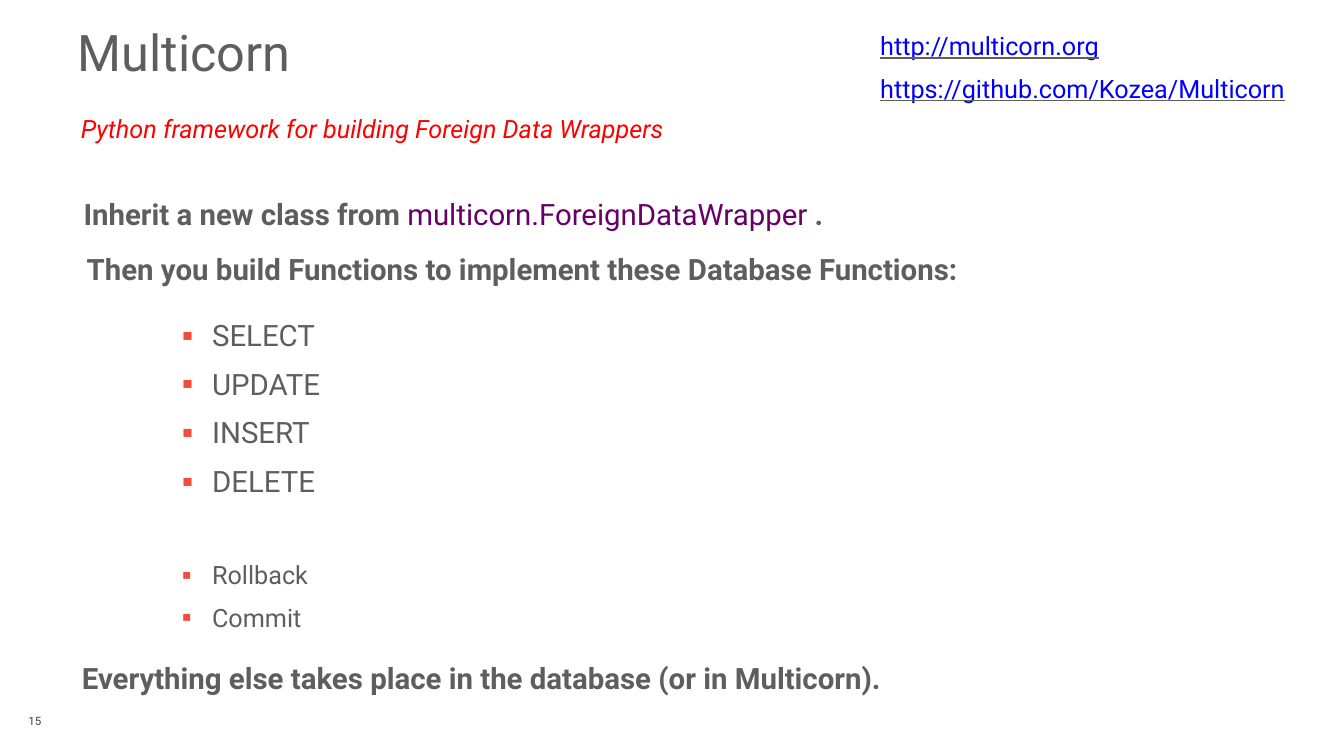
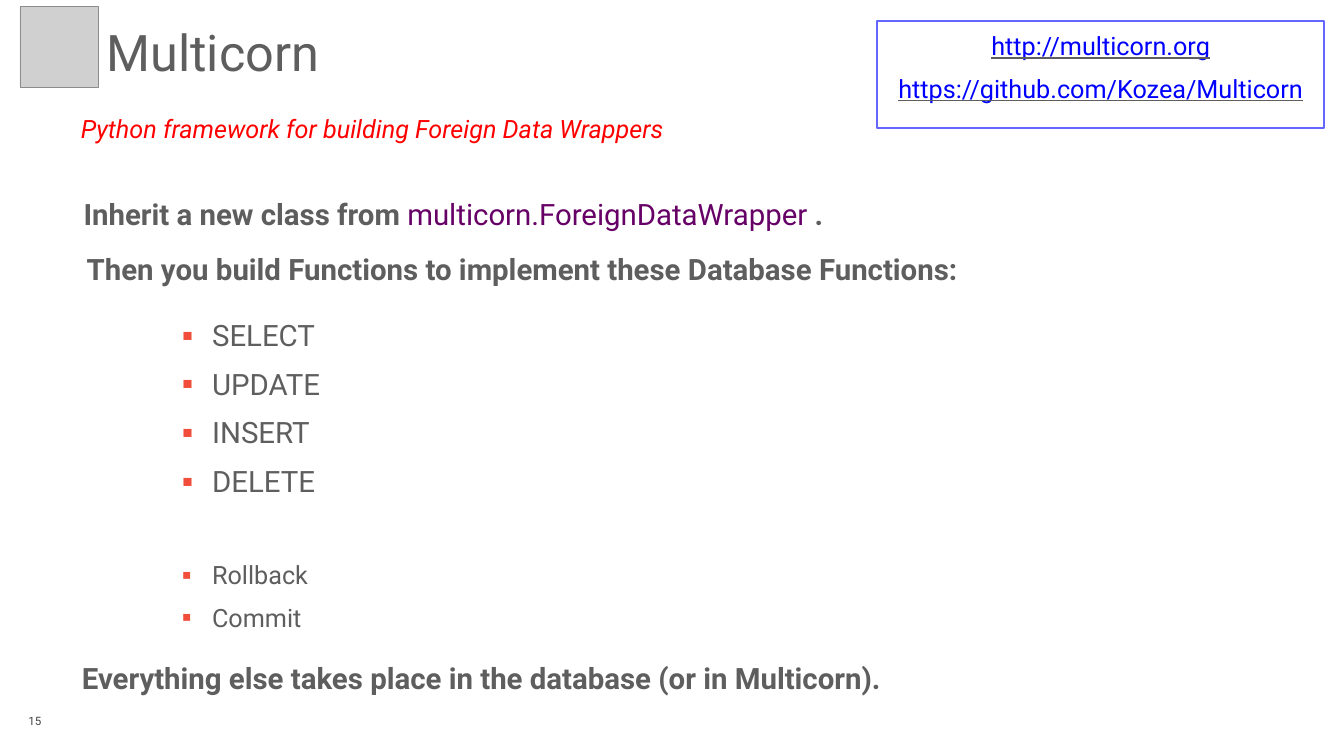
Before and after one commit to rotten/hue-multicorn-postgresql-fdw, a slide deck: slide 15 of extra/Database_Of_Things_PGConf_US_2015.pptx. Drawn at 1344x756 pixels with LibreOffice and Linux fonts; fonts in the diff are those of the drawing; grey boxes stand for pictures; background and template pictures are left out. Boxes give left, top, right and bottom in pixels: in the first picture for what was removed or moved away, otherwise in the second. Text is boxed around its words. In the diff, an @@ line names an element or a change of style, - is before the commit and + after.

```diff
--- a/extra/Database_Of_Things_PGConf_US_2015.pptx
+++ b/extra/Database_Of_Things_PGConf_US_2015.pptx
@@ picture added at (20, 7, 98, 87) @@
@@ title "Multicorn": place and size @@
-title "Multicorn" at (78, 33, 291, 72)
+title "Multicorn" at (106, 33, 319, 72)
@@ text "http://multicorn.org": place and size @@
-text "http://multicorn.org" at (880, 36, 1284, 104)
+text "http://multicorn.org" at (877, 21, 1324, 128)
@@ text "http://multicorn.org" at (877, 21, 1324, 128): alignment left to centre; fill none to #FFFFFF; outline none to #6565FF 1 pt @@
```
Also in this commit, not shown: 4 other slides changed, 10 slides added, 1 slide removed, 5 other files.
